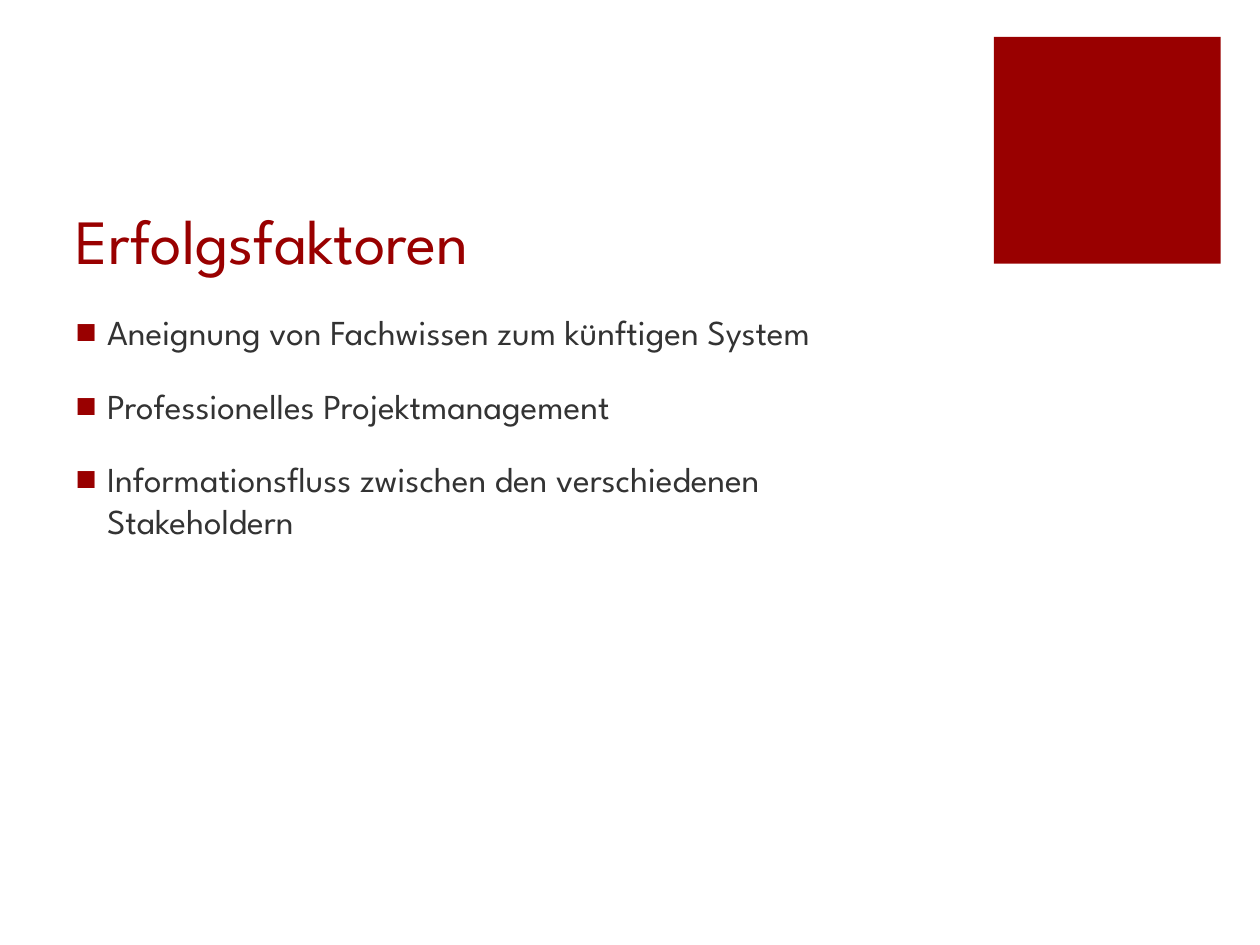
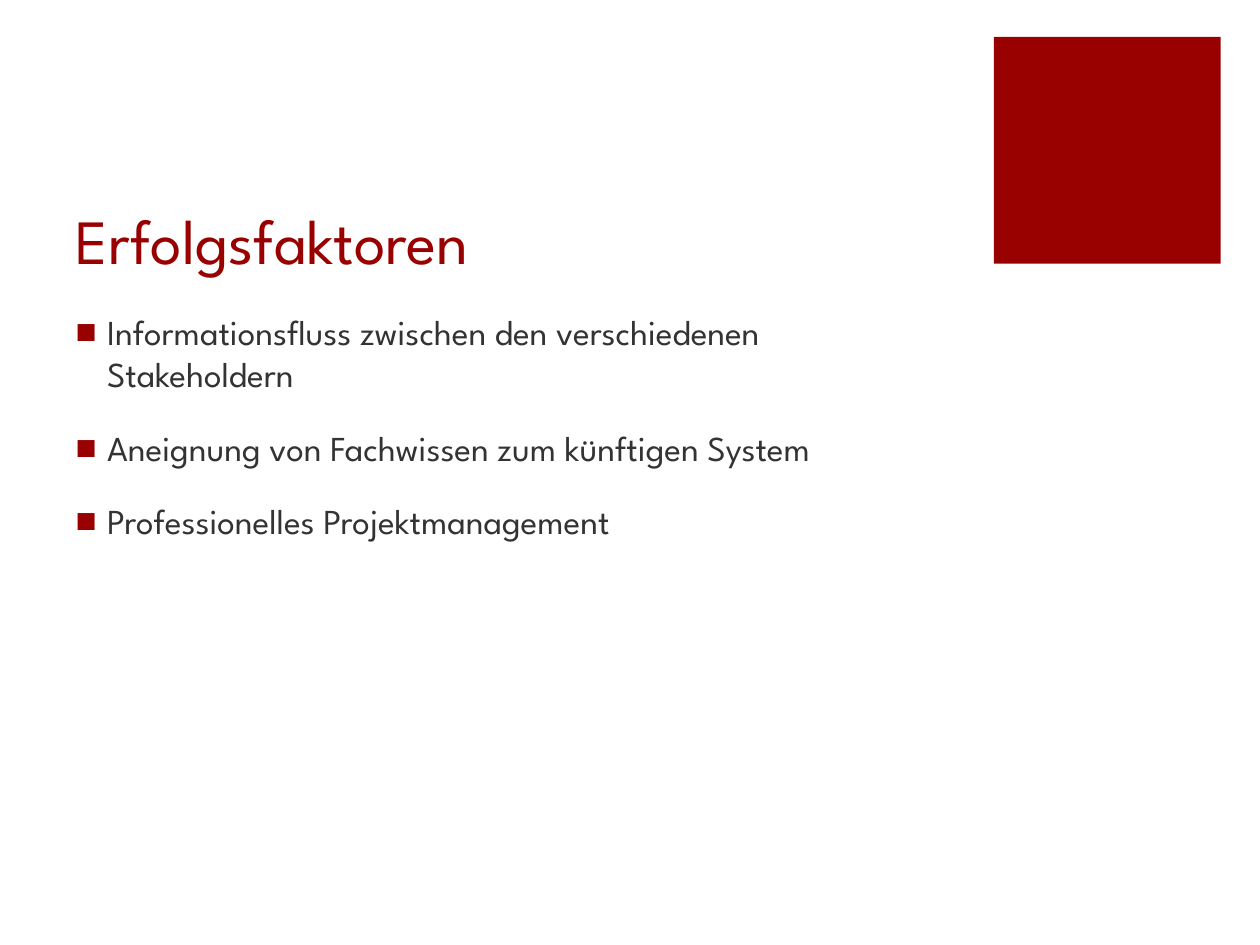
Before and after one commit to reubd1/ch.bfh.bti7081.s2013.red, a slide deck: slide 4 of ch.bfh.bti7081.s2013.red/doc/task02/P_Task01_Task02.pptx. Drawn at 1260x945 pixels with LibreOffice and Linux fonts; fonts in the diff are those of the drawing. Boxes give left, top, right and bottom in pixels: in the first picture for what was removed or moved away, otherwise in the second. Text is boxed around its words. In the diff, an @@ line names an element or a change of style, - is before the commit and + after.

```diff
--- a/ch.bfh.bti7081.s2013.red/doc/task02/P_Task01_Task02.pptx
+++ b/ch.bfh.bti7081.s2013.red/doc/task02/P_Task01_Task02.pptx
@@ text at <box>107,320,759,388</box>: paragraph added @@
+■ Informationsfluss zwischen den verschiedenen Stakeholdern
@@ text at <box>107,467,759,535</box>: paragraph removed @@
-■ Informationsfluss zwischen den verschiedenen Stakeholdern
```
Also in this commit, not shown: 2 other slides changed.
